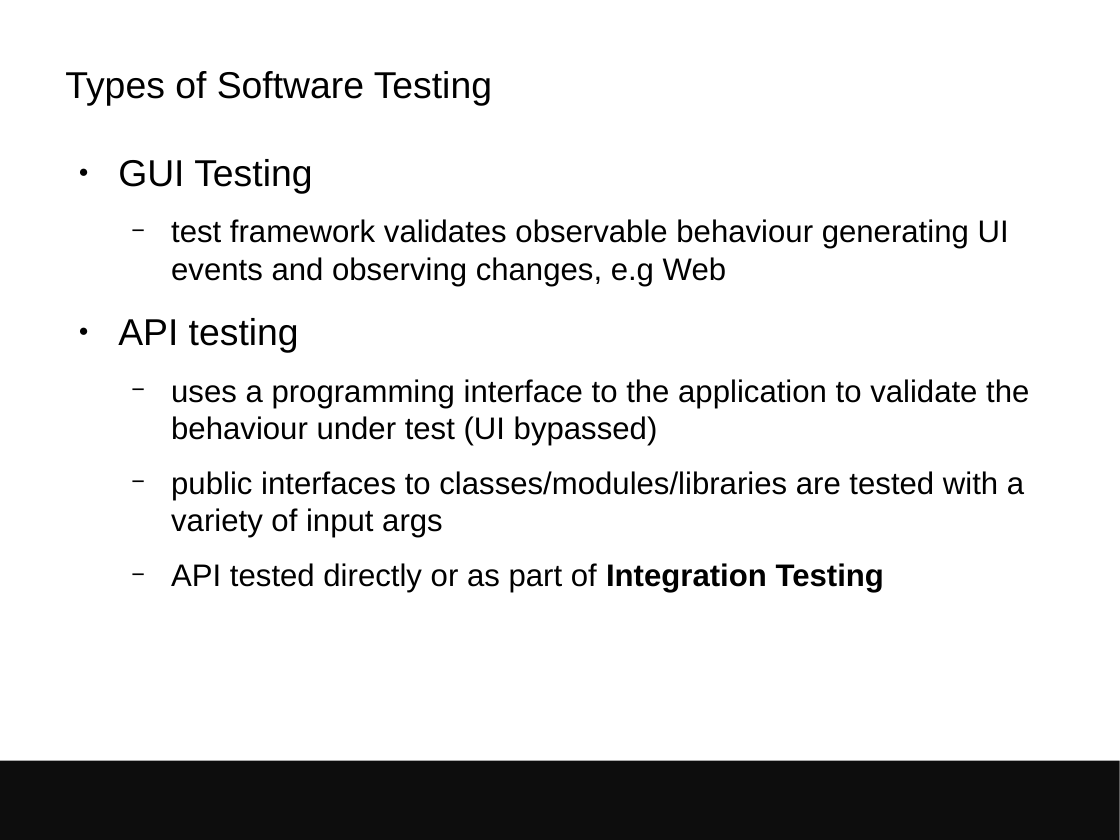
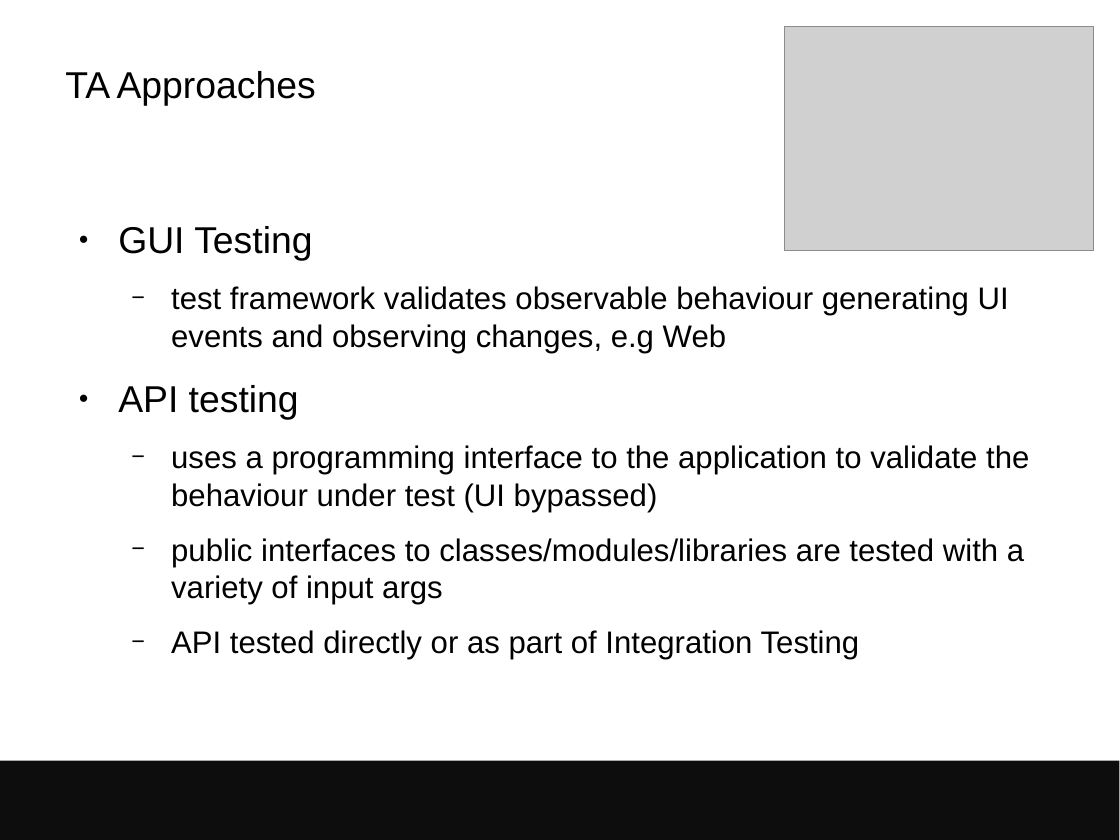
Before and after one commit to avullo/presentations, a slide deck: slide 6 of 2017/data-review-12-17/talk.odp (slide 5 before the commit). Drawn at 1120x840 pixels with LibreOffice and Linux fonts; fonts in the diff are those of the drawing; grey boxes stand for pictures; background and template pictures are left out. Boxes give left, top, right and bottom in pixels: in the first picture for what was removed or moved away, otherwise in the second. Text is boxed around its words. In the diff, an @@ line names an element or a change of style, - is before the commit and + after.

Commit message:
Talk update with pictures.

```diff
--- a/2017/data-review-12-17/talk.odp
+++ b/2017/data-review-12-17/talk.odp
@@ picture added at <box>785,27,1093,251</box> @@
@@ title at <box>65,71,316,106</box>: text changed @@
-Types of Software Testing
+TA Approaches
@@ text at <box>171,630,860,659</box>: bold off in "Integration Testing" @@
```
Also in this commit, not shown: 1 other slide changed, 1 slide added, 1 slide removed.
